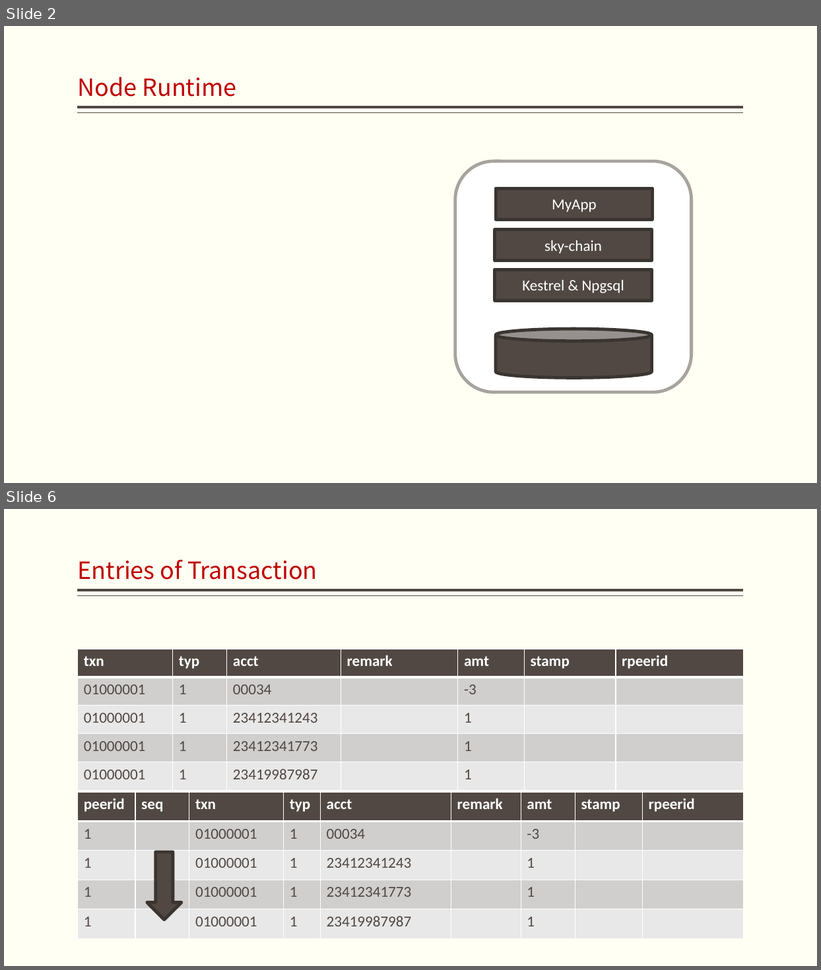
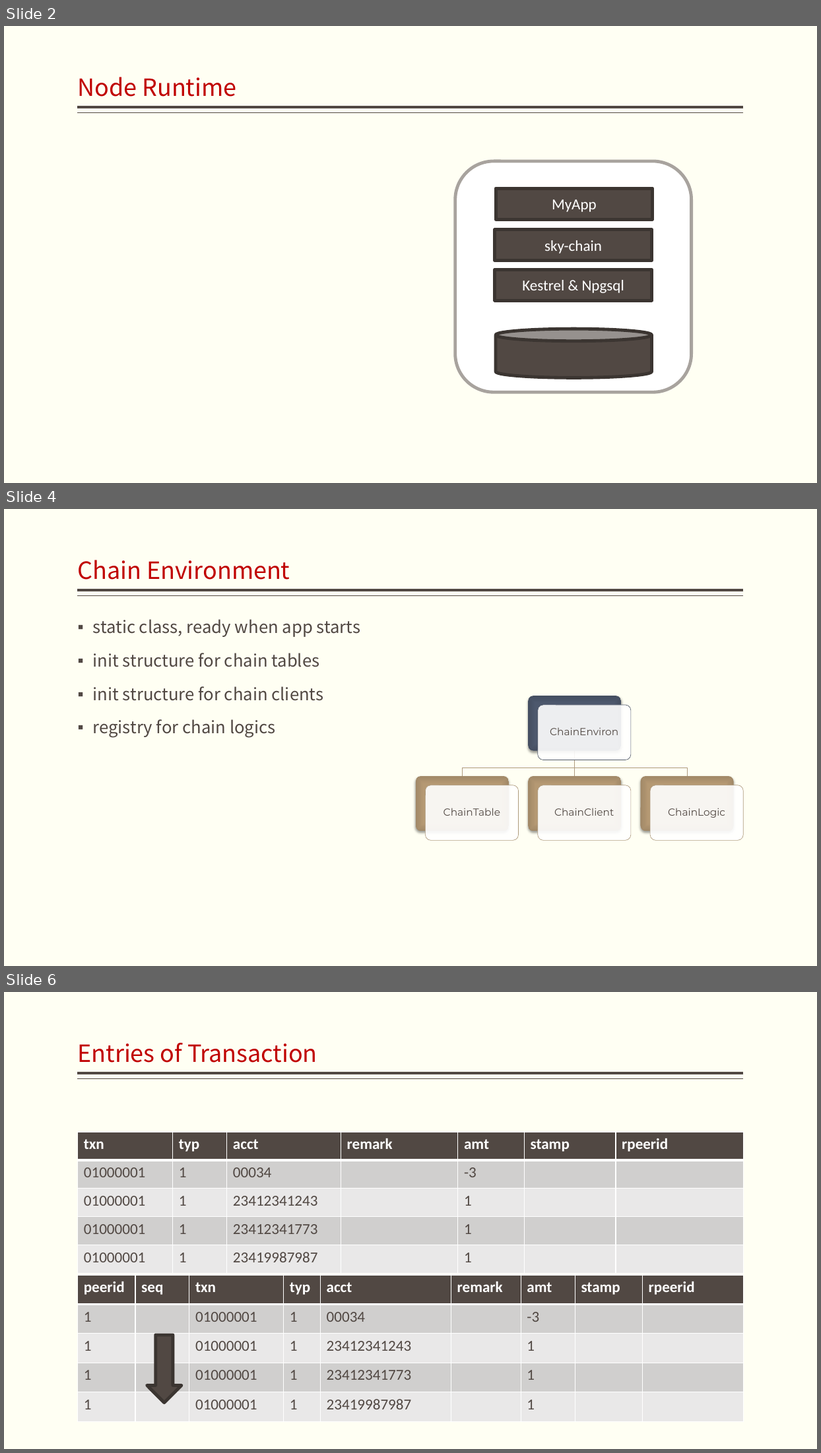
Before and after one commit to jzgi/chainfx, a slide deck: Docs/design.pptx. Shown one above the other, each under a label of ours: slides 2 and 6 before the commit, slides 2, 4 and 6 after it; the slides between them are not shown. The pictures are 821x970 and 821x1453 pixels, drawn with LibreOffice and Linux fonts; fonts in the diff are those of the drawing. Boxes give left, top, right and bottom in pixels: in the first picture for what was removed or moved away, otherwise in the second. Text is boxed around its words. In the diff, an @@ line names an element or a change of style, - is before the commit and + after.

Commit message:
chain refine

```diff
--- a/Docs/design.pptx
+++ b/Docs/design.pptx
@@ slide 4 added at [4, 509, 817, 966], background #FFFFF3; not listed: 2 template elements that a slide beside it also shows @@
@@ title added at [78, 560, 290, 580], 28 pt, text #C00000 @@
+Chain Environment
@@ text added at [93, 619, 360, 738], 20 pt, text #514843 @@
+▪ static class, ready when app starts
+▪ init structure for chain tables
+▪ init structure for chain clients
+▪ registry for chain logics
@@ group added at [416, 696, 744, 840]: 8 rounded rectangles, 4 texts, 3 freeform shapes @@
+ChainEnviron
+ChainTable
+ChainClient
+ChainLogic
```
Also in this commit, not shown: 2 slides changed, 2 slides removed, 28 other files.
